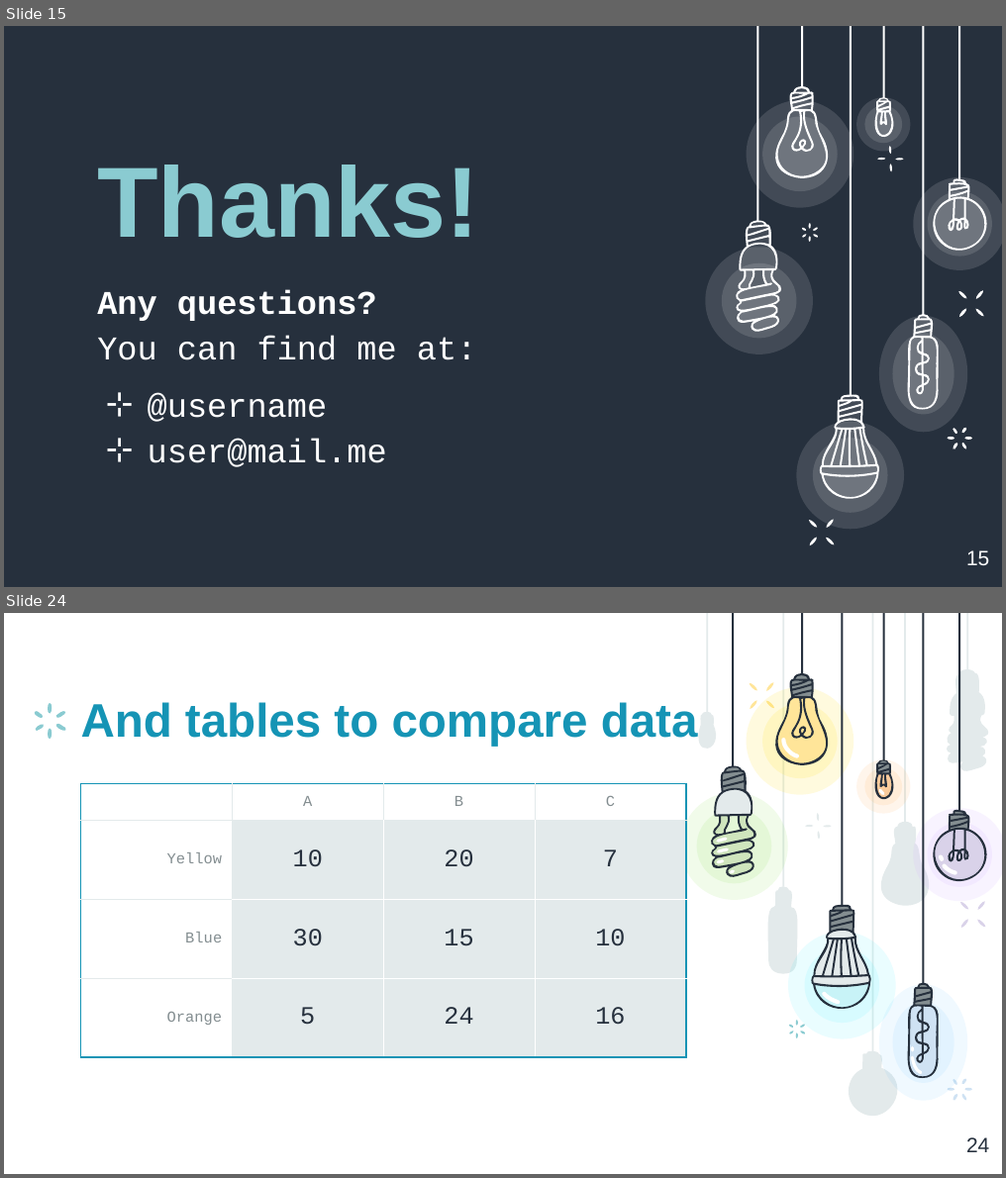
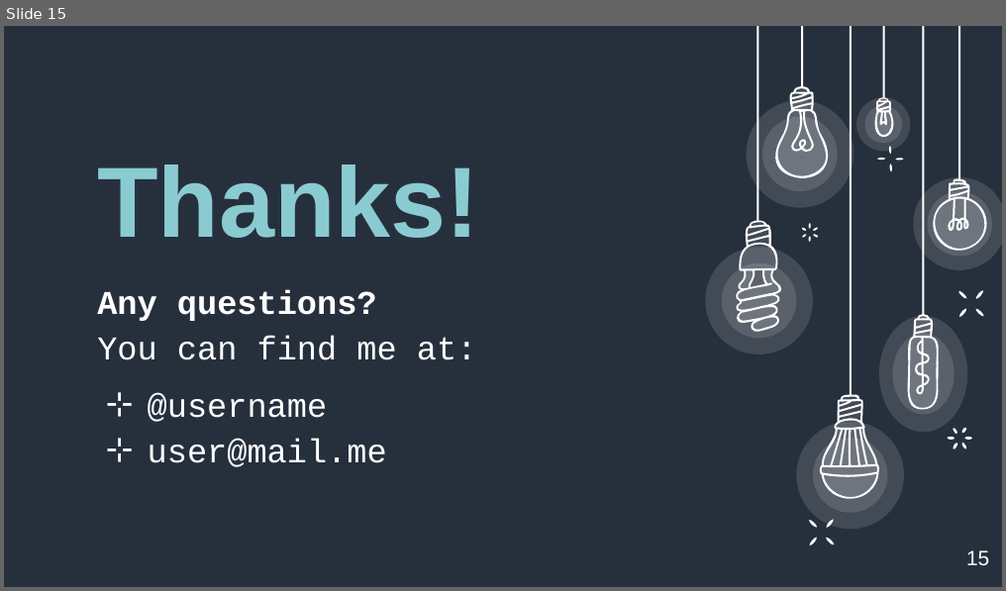
Before and after one commit to hritambh/Connect4Game, a slide deck: connect_4 ppt.pptx. Shown one above the other, each under a label of ours: slides 15 and 24 before the commit, slide 15 after it; the slides between them are not shown. The pictures are 1006x1178 and 1006x591 pixels, drawn with LibreOffice and Linux fonts; fonts in the diff are those of the drawing. Boxes give left, top, right and bottom in pixels: in the first picture for what was removed or moved away, otherwise in the second. Text is boxed around its words. In the diff, an @@ line names an element or a change of style, - is before the commit and + after.

```diff
--- a/connect_4 ppt.pptx
+++ b/connect_4 ppt.pptx
@@ slide 24 removed at [4,613,1002,1174], background #FFFFFF @@
@@ group removed at [34,703,65,739]: 6 freeform shapes @@
@@ title removed at [81,702,698,746] @@
-And tables to compare data
@@ table removed at [81,783,687,1111], 4 rows, 4 columns @@
- | A | B | C
-Yellow | 10 | 20 | 7
-Blue | 30 | 15 | 10
-Orange | 5 | 24 | 16
@@ group removed at [680,613,1002,1116]: 60 freeform shapes, 12 ellipses, 11 rectangles @@
@@ page number removed at [966,1138,989,1153] @@
-24
```
Also in this commit, not shown: 33 other slides removed.
